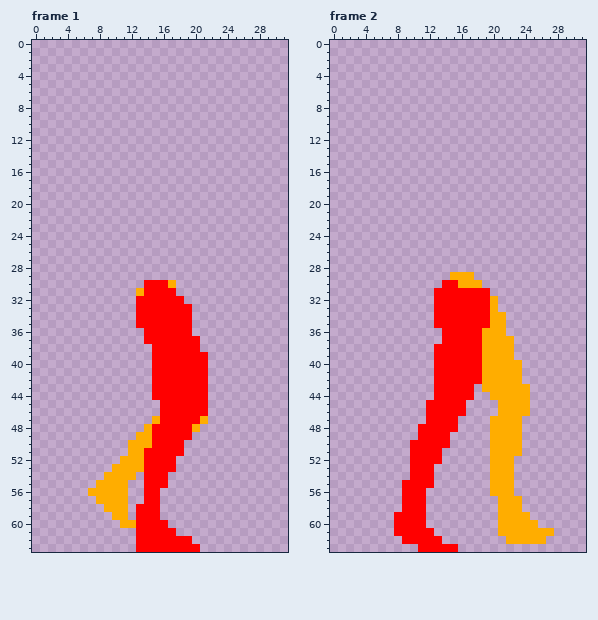
Pixel-art file: Graphics/player/new-player-walk-animation.aseprite. The picture above was drawn from the file before the commit.
32x64 pixels, 9 frames. Shown: frame 1, frame 2. The commit also changed other frames, which this record leaves out.
After the commit:
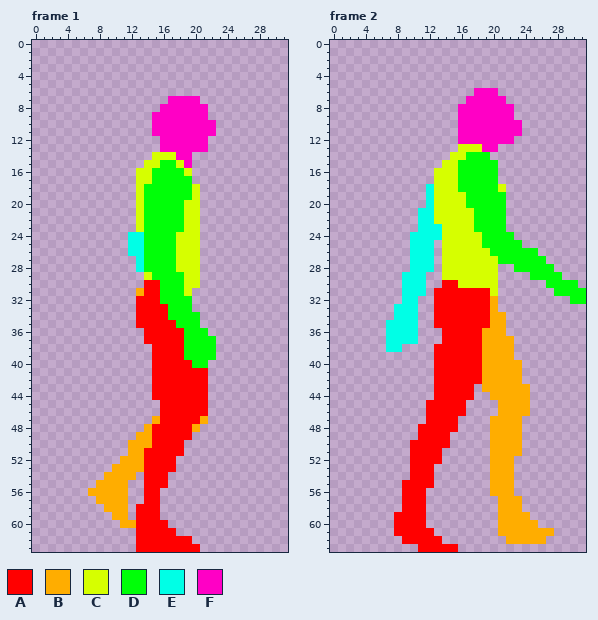
Palette (. is transparent): A #ff0000  B #ffad00  C #d6ff00  D #00ff08  E #00ffe6  F #ff00c5
The exact change:
layer "left arm" now shown
layer "head" now shown
layer "torso" now shown
layer "right arm" now shown
Frame 1:
y 7: x 17..20 .... -> FFFF
y 8: x 16..21 ...... -> FFFFFF
y 9: x 15..21 ....... -> FFFFFFF
y 10..11: x 15..22 ........ -> FFFFFFFF
y 12..13: x 16..21 ...... -> FFFFFF
y 14: x 15..19 ..... -> CCCFF
y 15: x 14..19 ...... -> CCDDCF
y 16: x 13..19 ....... -> CCDDDDC
y 17: x 13..19 ....... -> CCDDDDD
y 18..19: x 13..20 ........ -> CDDDDDDC
y 20..23: x 13..20 ........ -> CDDDDDCC
y 24..26: x 12..20 ......... -> EEDDDDCCC
y 27..28: x 13..20 ........ -> EDDDDCCC
y 29: x 14..20 ....... -> CDDDDCC
y 30: x 16..20 AB... -> DDDCC
y 31: x 16..19 AA.. -> DDDC
y 32: x 16..19 AAA. -> DDDD
y 33: x 17..19 AAA -> DDD
y 34: x 17..20 AAA. -> DDDD
y 35: x 18..20 AA. -> DDD
y 36: x 19..21 A.. -> DDD
y 37..38: x 19..22 AA.. -> DDDD
y 39: x 19..22 AAA. -> DDDD
y 40: x 20..21 AA -> DD
Frame 2:
y 6: x 18..20 ... -> FFF
y 7: x 17..21 ..... -> FFFFF
y 8..9: x 16..22 ....... -> FFFFFFF
y 10..11: x 16..23 ........ -> FFFFFFFF
y 12: x 16..22 ....... -> FFFFFFF
y 13: x 16..20 ..... -> CCCFF
y 14: x 15..19 ..... -> CCDDD
y 15: x 14..20 ....... -> CCDDDDD
y 16..17: x 13..20 ........ -> CCCDDDDD
y 18: x 12..21 .......... -> ECCCDDDDDC
y 19..20: x 12..21 .......... -> ECCCCDDDDD
y 21..22: x 11..21 ........... -> EECCCCCDDDD
y 23: x 11..21 ........... -> EEECCCCDDDD
y 24: x 10..22 ............. -> EEEECCCCCDDDD
y 25: x 10..12 ... -> EEE; x 14..23 .......... -> CCCCCDDDDD
y 26: x 10..12 ... -> EEE; x 14..25 ............ -> CCCCCCDDDDDD
y 27: x 10..12 ... -> EEE; x 14..26 ............. -> CCCCCCCDDDDDD
y 28: x 10..12 ... -> EEE; x 14..20 ....... -> CCCCCCC; x 23..27 ..... -> DDDDD
y 29: x 9..11 ... -> EEE; x 14..20 .BBB... -> CCCCCCC; x 25..28 .... -> DDDD
y 30: x 9..11 ... -> EEE; x 16..20 BBB.. -> CCCCC; x 27..30 .... -> DDDD
y 31: x 9..11 ... -> EEE; x 20 . -> C; x 28..31 .... -> DDDD
y 32: x 9..10 .. -> EE; x 30..31 .. -> DD
y 33..34: x 8..10 ... -> EEE
y 35..37: x 7..10 .... -> EEEE
y 38: x 7..8 .. -> EE
Boxes around the changes in both pictures, in picture pixels (x1, y1, x2, y2):
changed: (128, 96, 216, 368)
changed: (386, 88, 586, 352)
